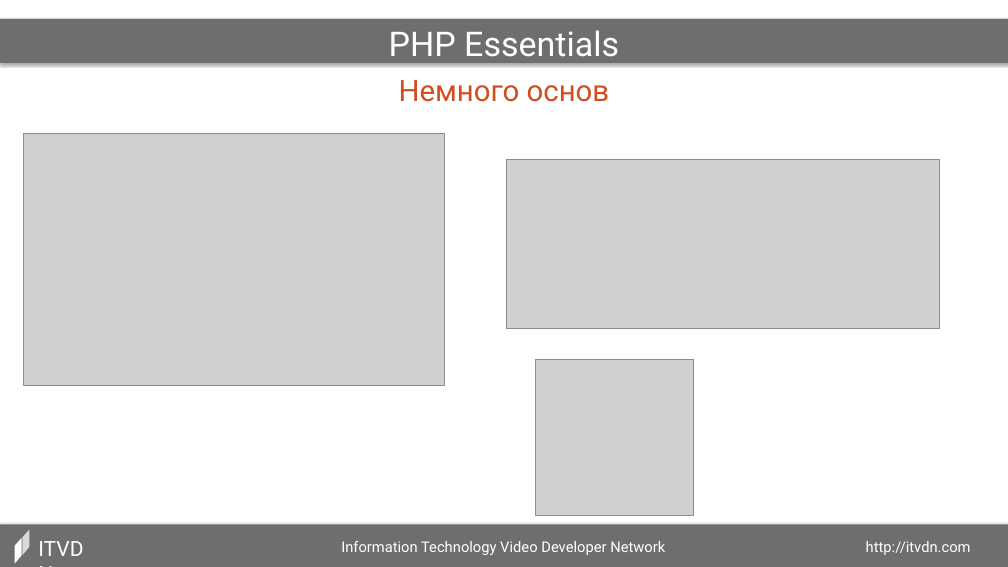
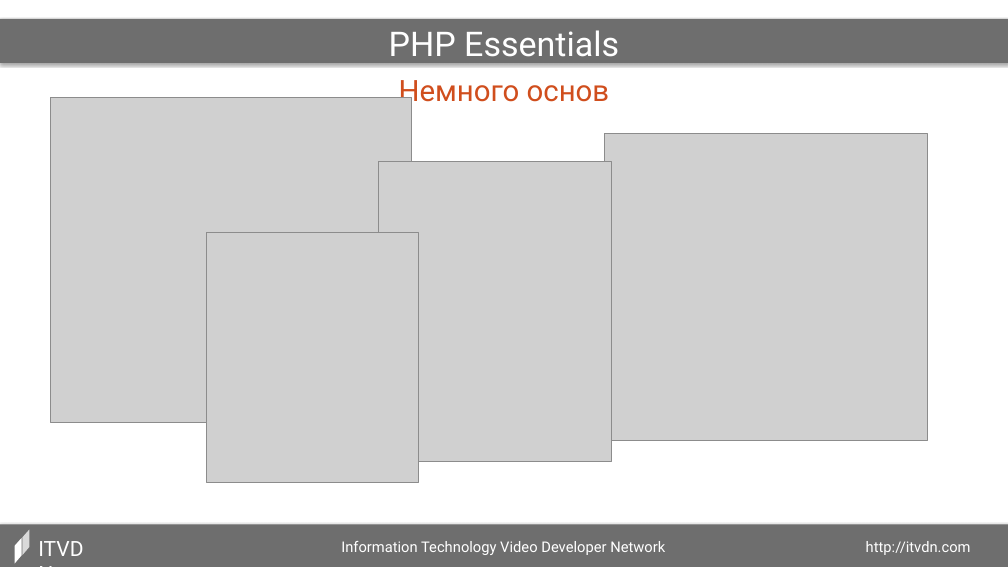
Before and after one commit to dozer111/itvdn, a slide deck: slide 5 of PHP Essentials/002_Контекст вызова. Константы. Статика в PHP ООП/002_Контекст вызова. Константы. Статика в PHP ООП (Презентация).pptx (slide 4 before the commit). Drawn at 1008x567 pixels with LibreOffice and Linux fonts; fonts in the diff are those of the drawing; grey boxes stand for pictures. Boxes give left, top, right and bottom in pixels: in the first picture for what was removed or moved away, otherwise in the second. Text is boxed around its words. In the diff, an @@ line names an element or a change of style, - is before the commit and + after.

```diff
--- a/PHP Essentials/002_Контекст вызова. Константы. Статика в PHP ООП/002_Контекст вызова. Константы. Статика в PHP ООП (Презентация).pptx
+++ b/PHP Essentials/002_Контекст вызова. Константы. Статика в PHP ООП/002_Контекст вызова. Константы. Статика в PHP ООП (Презентация).pptx
@@ picture: place and size @@
-picture at bbox=[23, 134, 444, 386]
+picture at bbox=[51, 98, 412, 423]
@@ picture: place and size @@
-picture at bbox=[507, 160, 939, 329]
+picture at bbox=[605, 134, 928, 441]
@@ picture added at bbox=[378, 161, 611, 461] @@
@@ picture added at bbox=[207, 233, 418, 482] @@
@@ picture removed at bbox=[535, 359, 694, 516] @@
```
Also in this commit, not shown: 11 other slides changed, 2 slides added, 14 other files.
